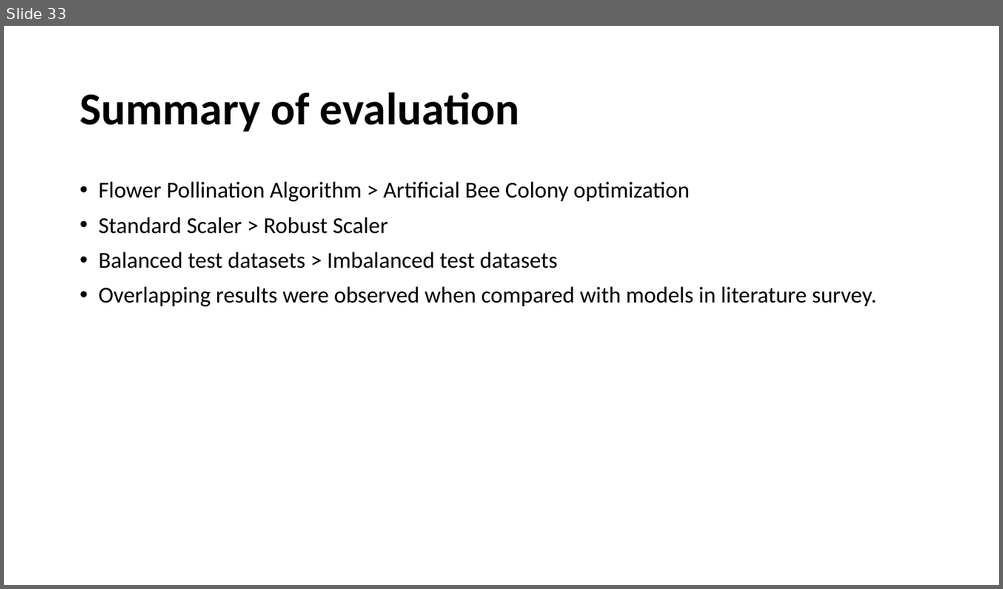
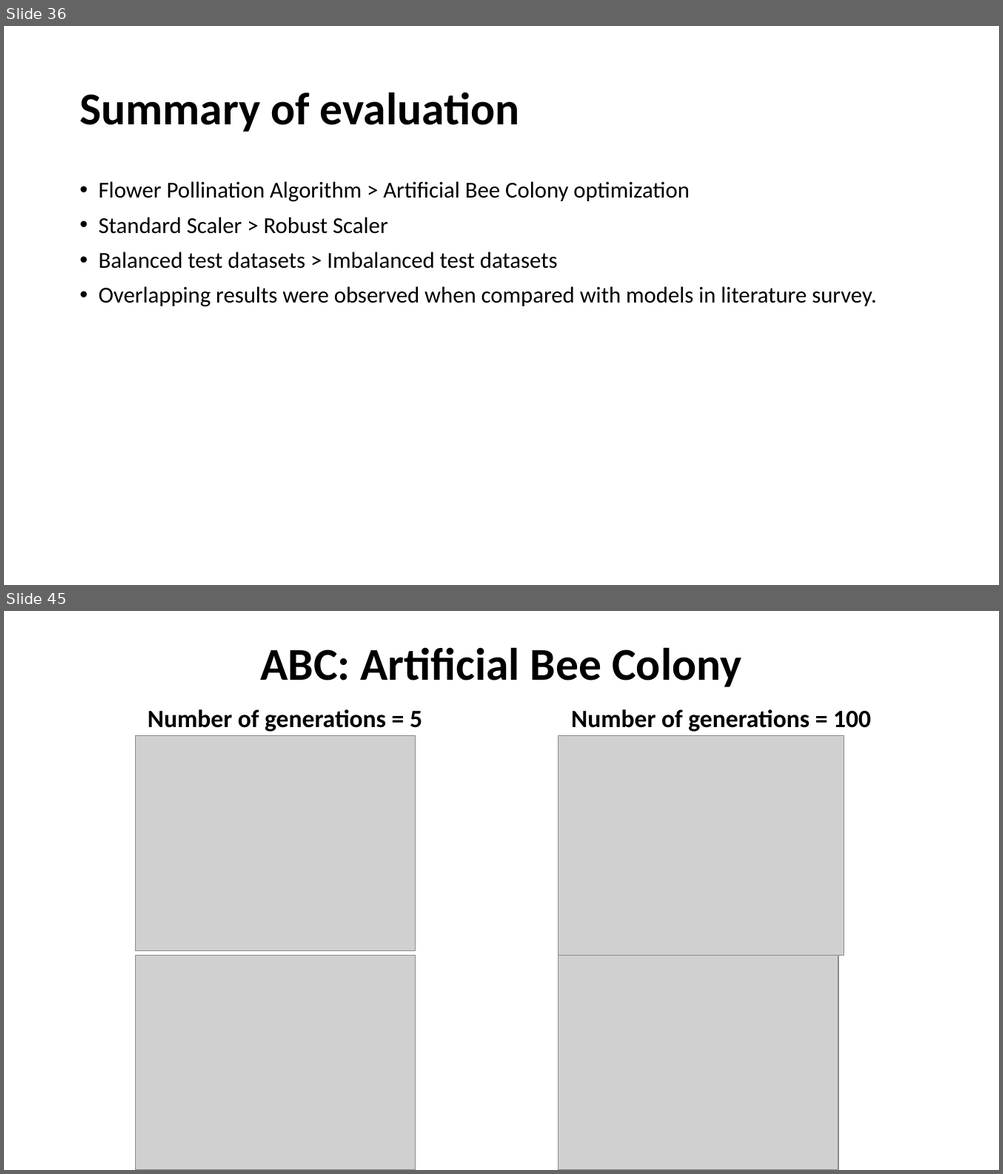
Before and after one commit to taruchit/BITS_dissertation, a slide deck: Documentation/Final_document/To Establish Baseline for Threat Detection.pptx. Shown one above the other, each under a label of ours: slide 33 before the commit, slides 36 and 45 after it; the slides between them are not shown. The pictures are 1003x589 and 1003x1174 pixels, drawn with LibreOffice and Linux fonts; fonts in the diff are those of the drawing; grey boxes stand for pictures. Boxes give left, top, right and bottom in pixels: in the first picture for what was removed or moved away, otherwise in the second. Text is boxed around its words. In the diff, an @@ line names an element or a change of style, - is before the commit and + after.

```diff
--- a/Documentation/Final_document/To Establish Baseline for Threat Detection.pptx
+++ b/Documentation/Final_document/To Establish Baseline for Threat Detection.pptx
@@ slide 45 added at (4,611,999,1170), background #FFFFFF @@
@@ title added at (260,647,741,687), 44 pt, text #000000, bold @@
+ABC: Artificial Bee Colony
@@ text added at (148,709,422,732), 24 pt, text #000000, bold @@
+Number of generations = 5
@@ text added at (571,709,871,732), 24 pt, text #000000, bold @@
+Number of generations = 100
@@ picture added at (135,735,415,951) @@
@@ picture added at (558,735,843,955) @@
@@ picture added at (135,955,415,1170) @@
@@ picture added at (558,955,838,1170) @@
@@ what was slide 33 is now slide 36 @@
```
Also in this commit, not shown: 6 slides changed, 44 other slides added.
